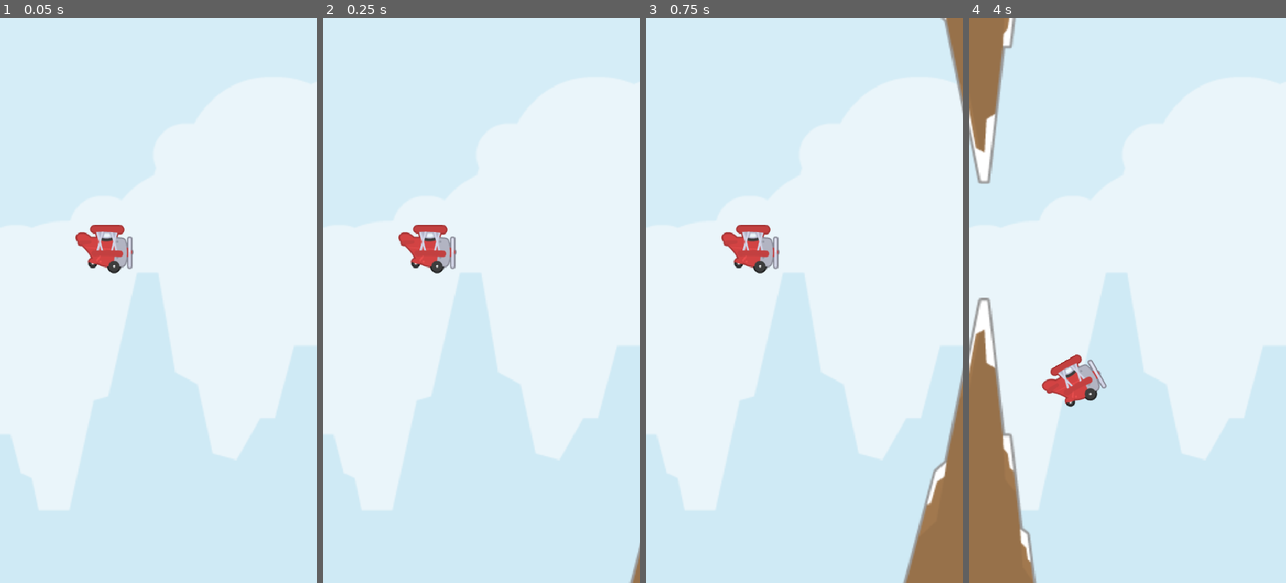
Above: before the commit, frames 1-4 (left to right).
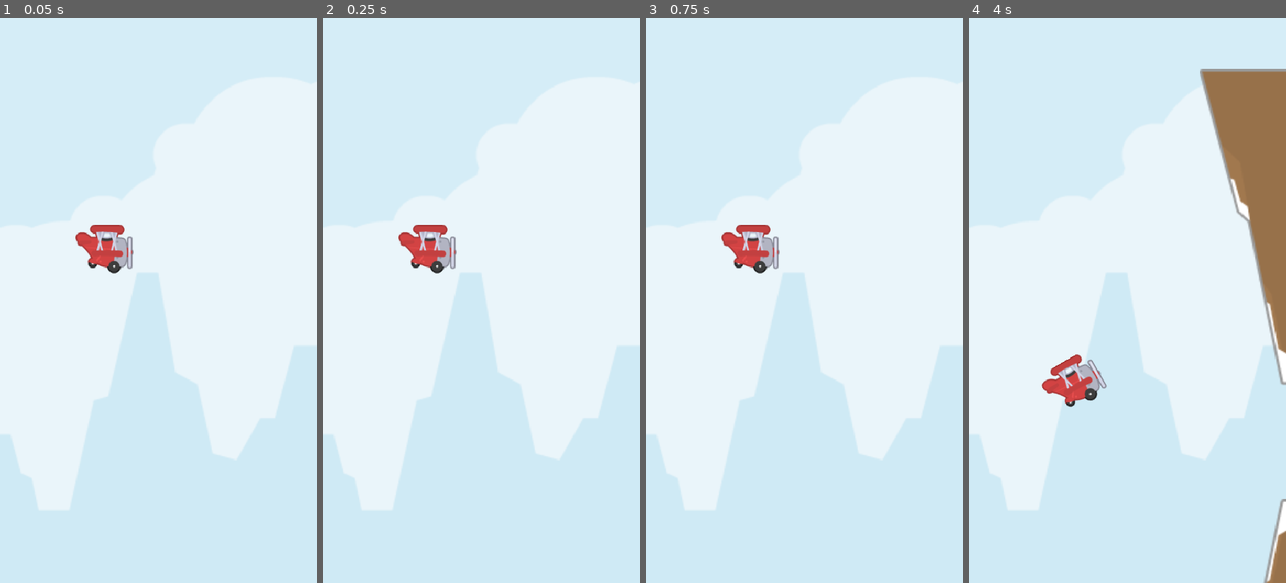
Above: after the commit, the same moments.

Repository: LHO-Developments/Godot-Projects
Game: Godot game, scene res://Scenes/Main/main.tscn
Same seed, same stepped clock (60 frames per second), same inputs: the game is played once before the commit and once after it. Before the commit the project starts from res://Main/main.tscn.
Inputs:
- Up to frame 1 (0.05 s): no input
- Up to frame 2 (0.25 s): no input
- Up to frame 3 (0.75 s): no input
- Up to frame 4 (4 s): tap Space (jump) at 0.77, 1.52, 3.02, 3.77 s

Frame 1 is identical in both runs. In frame 2, 0.1% of the frame differs, in the area x 96-100%, y 93-100%; in frame 3, 4.0%; in frame 4, 17%, in the area x 0-100%, y 0-100%.

Commit message:
add spawner for obstacles
- add spawner for obstacles
- relocate scenes

Diff:
--- a/Flappy Plane/flappy-plane/Main/main.gd
+++ /dev/null
@@ -1,4 +0,0 @@
-extends Node2D
-
-func _on_player_on_game_started() -> void:
-	pass
--- /dev/null
+++ b/Flappy Plane/flappy-plane/Scenes/Main/main.gd
@@ -0,0 +1,5 @@
+extends Node2D
+@onready var spawner: Spawner = $Spawner
+
+func _on_player_on_game_started() -> void:
+	spawner.timer.start();
--- a/Flappy Plane/flappy-plane/Main/main.tscn
+++ b/Flappy Plane/flappy-plane/Scenes/Main/main.tscn
@@ -1,9 +1,9 @@
 [gd_scene load_steps=5 format=3 uid="uid://ddgchxwfdhy66"]
 
-[ext_resource type="Script" uid="uid://du14riki25lol" path="res://Main/main.gd" id="1_qvhan"]
+[ext_resource type="Script" uid="uid://du14riki25lol" path="res://Scenes/Main/main.gd" id="1_qvhan"]
 [ext_resource type="Texture2D" uid="uid://duiy5x8u0hr7r" path="res://Assets/Sprites/background.png" id="2_eunhr"]
-[ext_resource type="PackedScene" uid="uid://cwxe1jcxhpgek" path="res://Player/player.tscn" id="3_k3v36"]
-[ext_resource type="PackedScene" uid="uid://b5gxb07vo1ckf" path="res://Obstacle/obstacle.tscn" id="4_eunhr"]
+[ext_resource type="PackedScene" uid="uid://cwxe1jcxhpgek" path="res://Scenes/Player/player.tscn" id="3_k3v36"]
+[ext_resource type="PackedScene" uid="uid://dkq43hvg4qqox" path="res://Scenes/Spawner/spawner.tscn" id="4_5yls4"]
 
 [node name="Main" type="Node2D"]
 script = ExtResource("1_qvhan")
@@ -17,8 +17,7 @@
 [node name="Player" parent="." instance=ExtResource("3_k3v36")]
 position = Vector2(158, 349)
 
-[node name="Obstacle" parent="." instance=ExtResource("4_eunhr")]
-position = Vector2(596, 512)
-move_speed = null
+[node name="Spawner" parent="." instance=ExtResource("4_5yls4")]
+position = Vector2(4, 339)
 
 [connection signal="on_game_started" from="Player" to="." method="_on_player_on_game_started"]
--- a/Flappy Plane/flappy-plane/Obstacle/obstacle.tscn
+++ b/Flappy Plane/flappy-plane/Scenes/Obstacle/obstacle.tscn
@@ -1,6 +1,6 @@
 [gd_scene load_steps=4 format=3 uid="uid://b5gxb07vo1ckf"]
 
-[ext_resource type="Script" uid="uid://bn03sgv3fdms1" path="res://Obstacle/obstacle.gd" id="1_0gd4u"]
+[ext_resource type="Script" uid="uid://bn03sgv3fdms1" path="res://Scenes/Obstacle/obstacle.gd" id="1_0gd4u"]
 [ext_resource type="Texture2D" uid="uid://cqejf74ebsjqx" path="res://Assets/Sprites/rockSnowDown.png" id="1_6lu11"]
 [ext_resource type="Texture2D" uid="uid://dtfi2ha7ihubr" path="res://Assets/Sprites/rockSnow.png" id="2_af075"]
 
--- a/Flappy Plane/flappy-plane/Player/player.tscn
+++ b/Flappy Plane/flappy-plane/Scenes/Player/player.tscn
@@ -1,6 +1,6 @@
 [gd_scene load_steps=7 format=3 uid="uid://cwxe1jcxhpgek"]
 
-[ext_resource type="Script" uid="uid://c6px0dibkahk4" path="res://Player/player.gd" id="1_4ntmi"]
+[ext_resource type="Script" uid="uid://c6px0dibkahk4" path="res://Scenes/Player/player.gd" id="1_4ntmi"]
 [ext_resource type="Texture2D" uid="uid://q0cghfj8gn7n" path="res://Assets/Sprites/Planes/planeRed1.png" id="2_btcbx"]
 [ext_resource type="Texture2D" uid="uid://wcfvmyu4tg8j" path="res://Assets/Sprites/Planes/planeRed2.png" id="3_gwnis"]
 [ext_resource type="Texture2D" uid="uid://l1m1yptx56t" path="res://Assets/Sprites/Planes/planeRed3.png" id="4_k53q1"]
@@ -43,4 +43,4 @@
 sprite_frames = SubResource("SpriteFrames_fhl08")
 animation = &"idle"
 autoplay = "idle"
-frame_progress = 0.211219
+frame_progress = 0.588414
--- /dev/null
+++ b/Flappy Plane/flappy-plane/Scenes/Spawner/spawner.gd
@@ -0,0 +1,18 @@
+extends Node2D
+class_name Spawner;
+const OBSTACLE = preload("res://Scenes/Obstacle/obstacle.tscn");
+@onready var timer: Timer = $Timer
+
+func create_obstacle() -> void:
+	var obs = OBSTACLE.instantiate();
+
+	var viewport: Rect2 = get_viewport_rect();
+	obs.position.x = viewport.end.x + 150;
+
+	var half = viewport.size.y / 2;
+	obs.position.y = randf_range(half + 240, half - 50);
+
+	add_child(obs);
+
+func _on_timer_timeout() -> void:
+	create_obstacle();
--- /dev/null
+++ b/Flappy Plane/flappy-plane/Scenes/Spawner/spawner.tscn
@@ -0,0 +1,11 @@
+[gd_scene load_steps=2 format=3 uid="uid://dkq43hvg4qqox"]
+
+[ext_resource type="Script" uid="uid://du1fqan6tcn1i" path="res://Scenes/Spawner/spawner.gd" id="1_kiceh"]
+
+[node name="Spawner" type="Node2D"]
+script = ExtResource("1_kiceh")
+
+[node name="Timer" type="Timer" parent="."]
+wait_time = 2.0
+
+[connection signal="timeout" from="Timer" to="." method="_on_timer_timeout"]
Renamed: Flappy Plane/flappy-plane/Main/main.gd.uid -> Flappy Plane/flappy-plane/Scenes/Main/main.gd.uid
Renamed: Flappy Plane/flappy-plane/Obstacle/obstacle.gd -> Flappy Plane/flappy-plane/Scenes/Obstacle/obstacle.gd
Renamed: Flappy Plane/flappy-plane/Obstacle/obstacle.gd.uid -> Flappy Plane/flappy-plane/Scenes/Obstacle/obstacle.gd.uid
Renamed: Flappy Plane/flappy-plane/Player/player.gd -> Flappy Plane/flappy-plane/Scenes/Player/player.gd
Renamed: Flappy Plane/flappy-plane/Player/player.gd.uid -> Flappy Plane/flappy-plane/Scenes/Player/player.gd.uid
Not shown, added: Flappy Plane/flappy-plane/Scenes/Spawner/spawner.gd.uid
